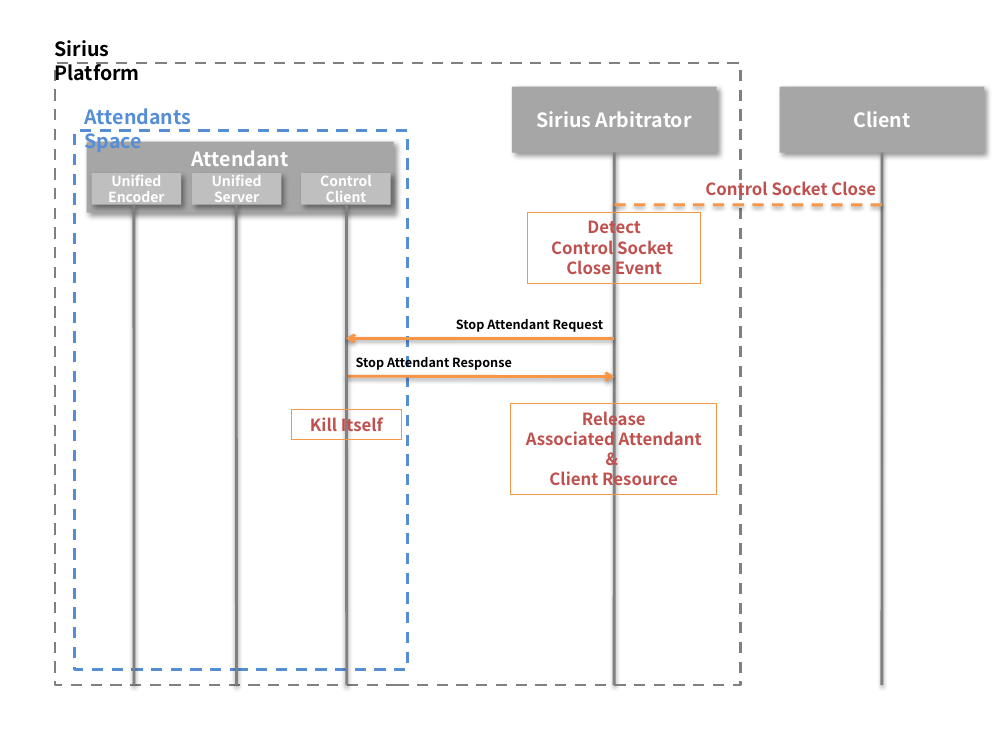
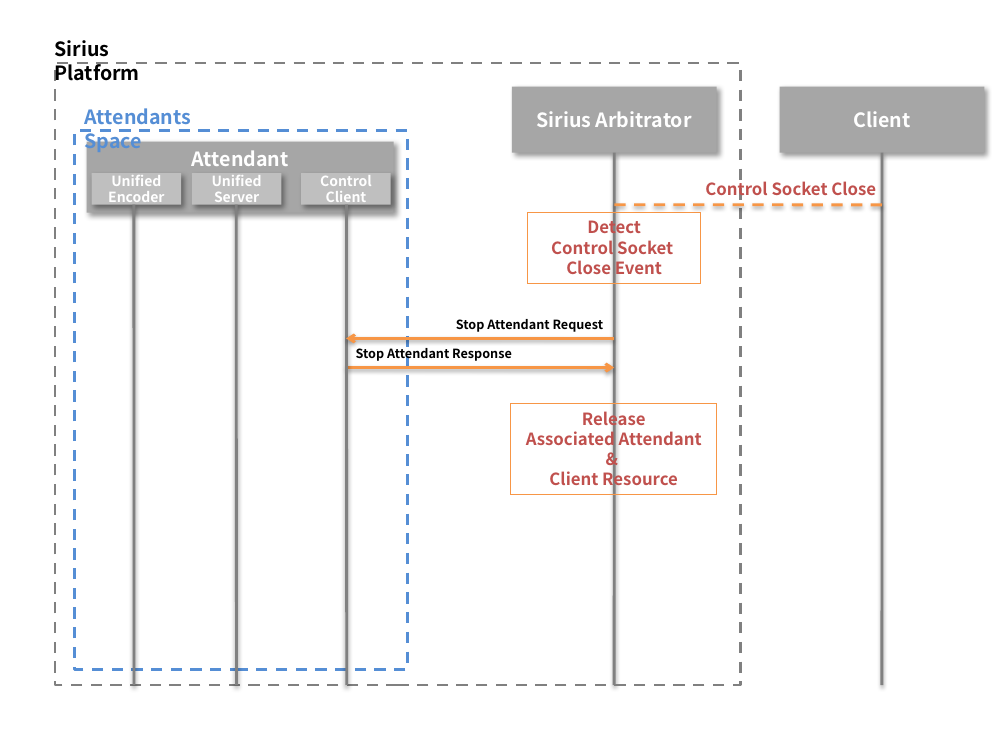
Before and after one commit to nemeyes/sirius, a slide deck: slide 6 of @artifact/sirius_diagram.pptx. Drawn at 1008x756 pixels with LibreOffice and Linux fonts; fonts in the diff are those of the drawing. Boxes give left, top, right and bottom in pixels: in the first picture for what was removed or moved away, otherwise in the second. Text is boxed around its words. In the diff, an @@ line names an element or a change of style, - is before the commit and + after.

```diff
--- a/@artifact/sirius_diagram.pptx
+++ b/@artifact/sirius_diagram.pptx
@@ text "Stop Attendant Response": place and size @@
-text "Stop Attendant Response" at bbox=[356, 356, 512, 370]
+text "Stop Attendant Response" at bbox=[356, 345, 512, 362]
@@ arrow moved from (347, 376) - (614, 377) to (347, 368) - (614, 368) @@
@@ rectangle removed at bbox=[291, 409, 401, 439] @@
-Kill Itself
```
Also in this commit, not shown: 2 other slides changed.
